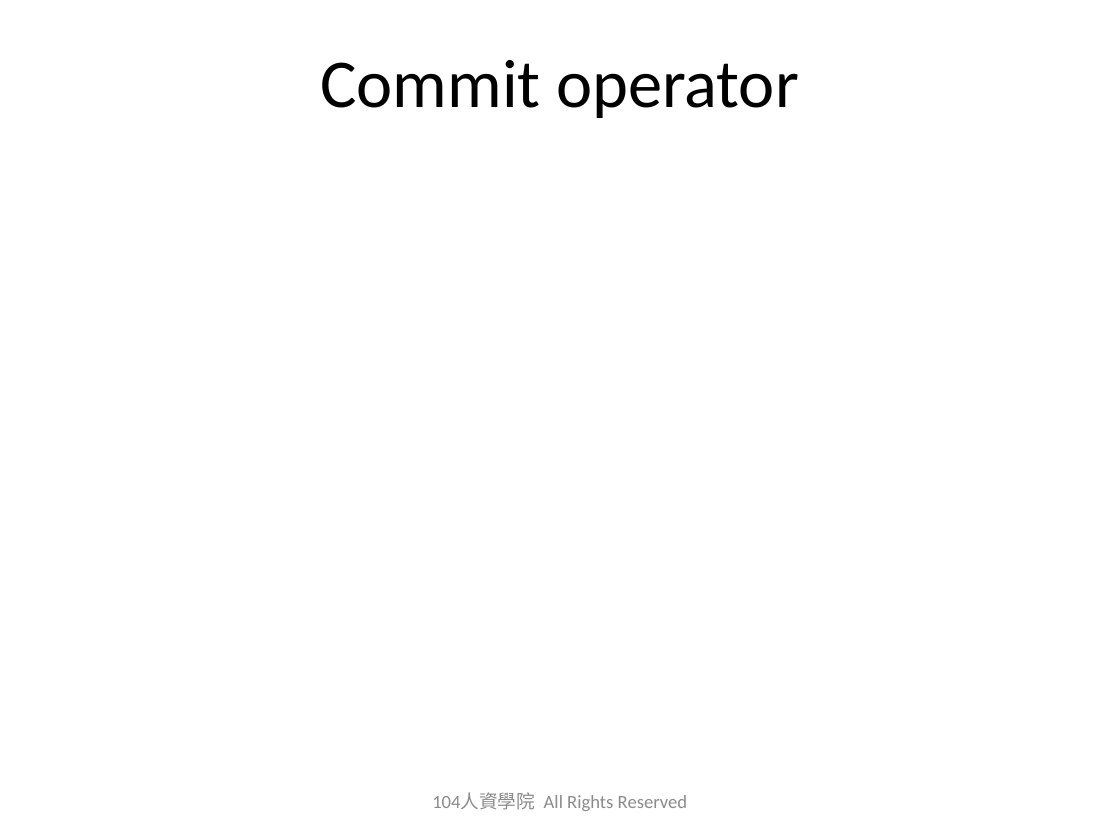
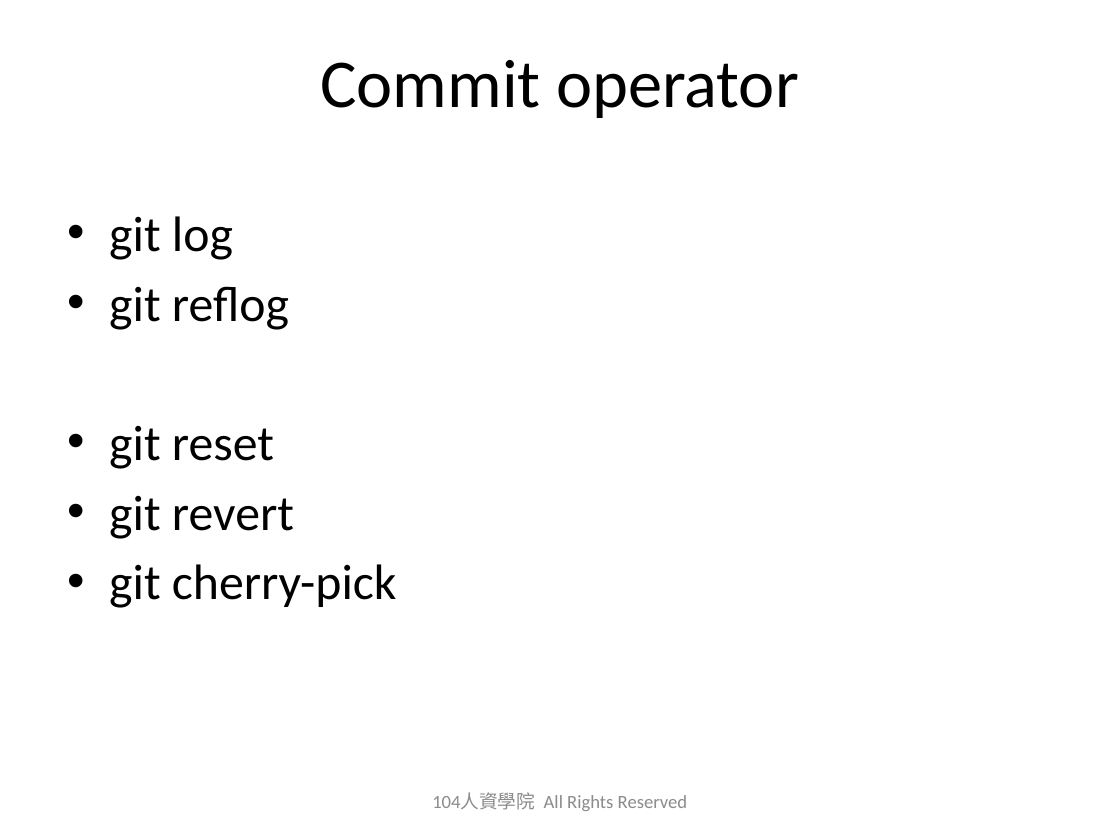
Before and after one commit to austinwang104/playGit, a slide deck: slide 12 of 2019_0627_Git_Share_HA.pptx. Drawn at 1120x840 pixels with LibreOffice and Linux fonts; fonts in the diff are those of the drawing; background and template pictures are left out. Boxes give left, top, right and bottom in pixels: in the first picture for what was removed or moved away, otherwise in the second. Text is boxed around its words. In the diff, an @@ line names an element or a change of style, - is before the commit and + after.

Commit message:
add paragraph to ppt

```diff
--- a/2019_0627_Git_Share_HA.pptx
+++ b/2019_0627_Git_Share_HA.pptx
@@ text added at (x1=109, y1=216, x2=397, y2=608), 32 pt, text #000000 @@
+• git log
+• git reflog
+• git reset
+• git revert
+• git cherry-pick
```
